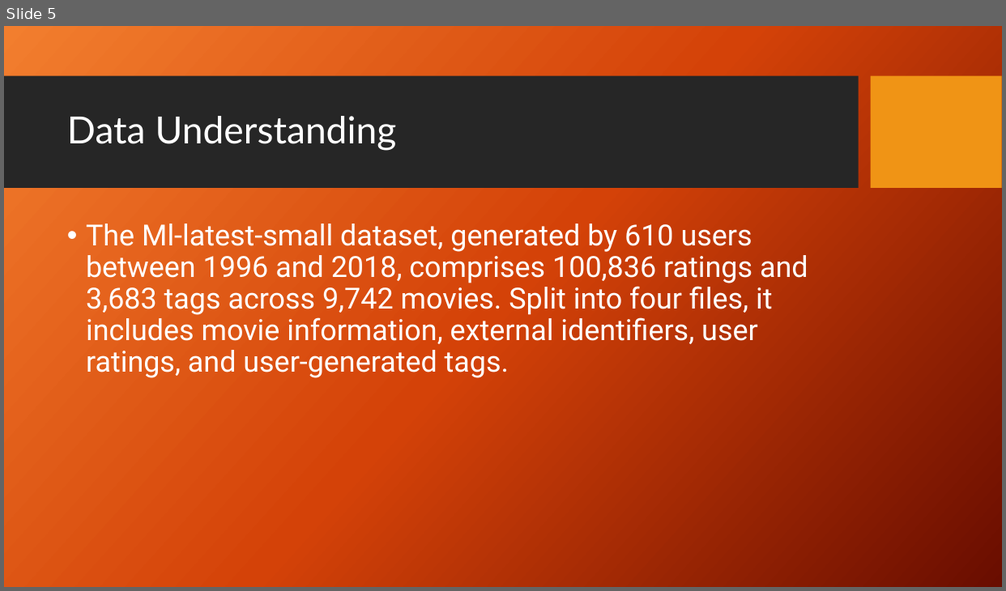
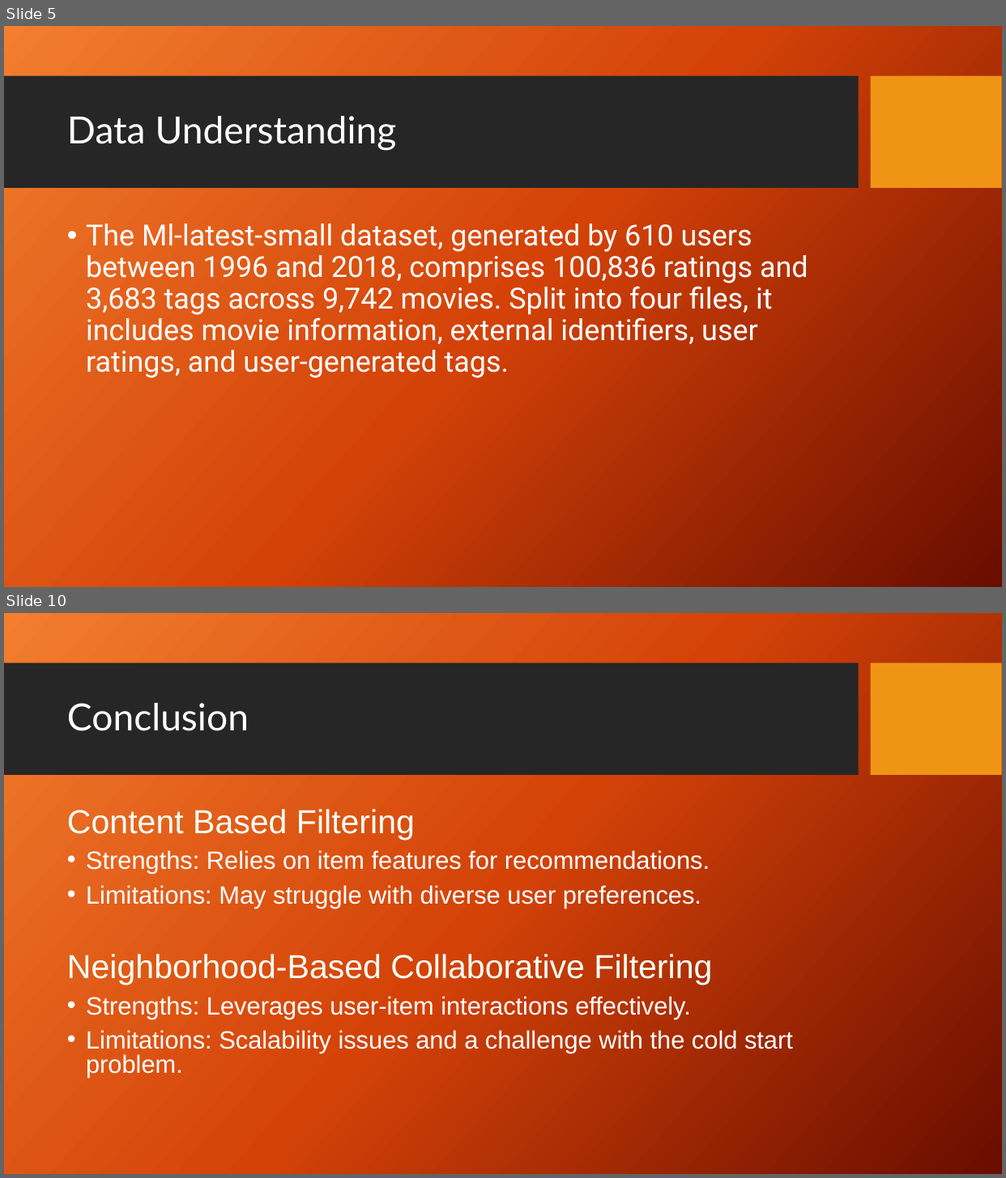
Before and after one commit to djdrjeff/Phase_4_Project, a slide deck: Presentation1.pptx. Shown one above the other, each under a label of ours: slide 5 before the commit, slides 5 and 10 after it; the slides between them are not shown. The pictures are 1006x591 and 1006x1178 pixels, drawn with LibreOffice and Linux fonts; fonts in the diff are those of the drawing; background and template pictures are left out. Boxes give left, top, right and bottom in pixels: in the first picture for what was removed or moved away, otherwise in the second. Text is boxed around its words. In the diff, an @@ line names an element or a change of style, - is before the commit and + after.

```diff
--- a/Presentation1.pptx
+++ b/Presentation1.pptx
@@ slide 10 added at (4,613,1002,1174), background picture (left out); not listed: 2 template elements that a slide beside it also shows @@
@@ title added at (67,703,249,731), 36 pt, text #FFFFFF @@
+Conclusion
@@ text added at (67,809,793,1077), 24 pt, text #FFFFFF @@
+Content Based Filtering
+• Strengths: Relies on item features for recommendations.
+• Limitations: May struggle with diverse user preferences.
+Neighborhood-Based Collaborative Filtering
+• Strengths: Leverages user-item interactions effectively.
+• Limitations: Scalability issues and a challenge with the cold start problem.
```
Also in this commit, not shown: 2 slides changed, 7 other slides added.
